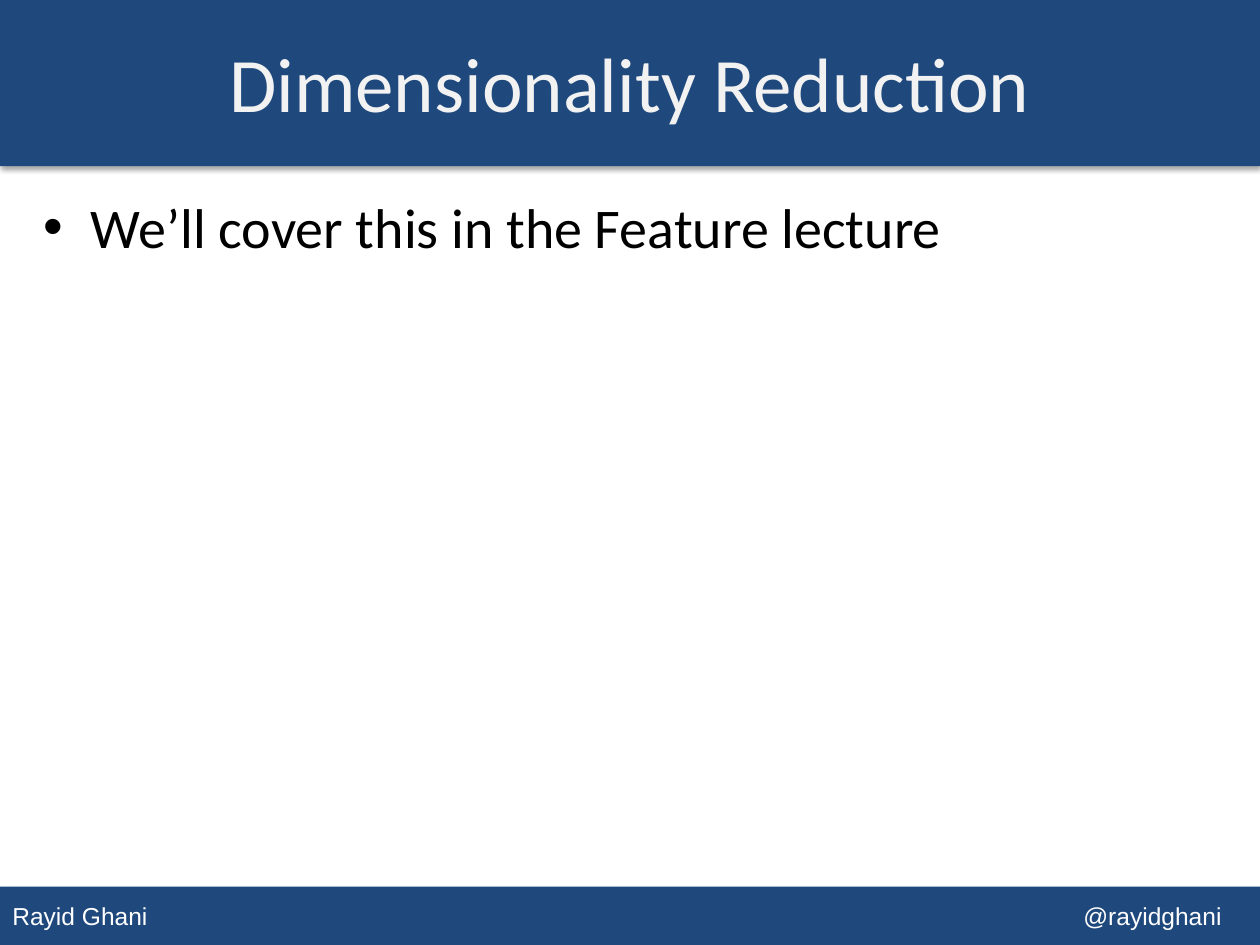
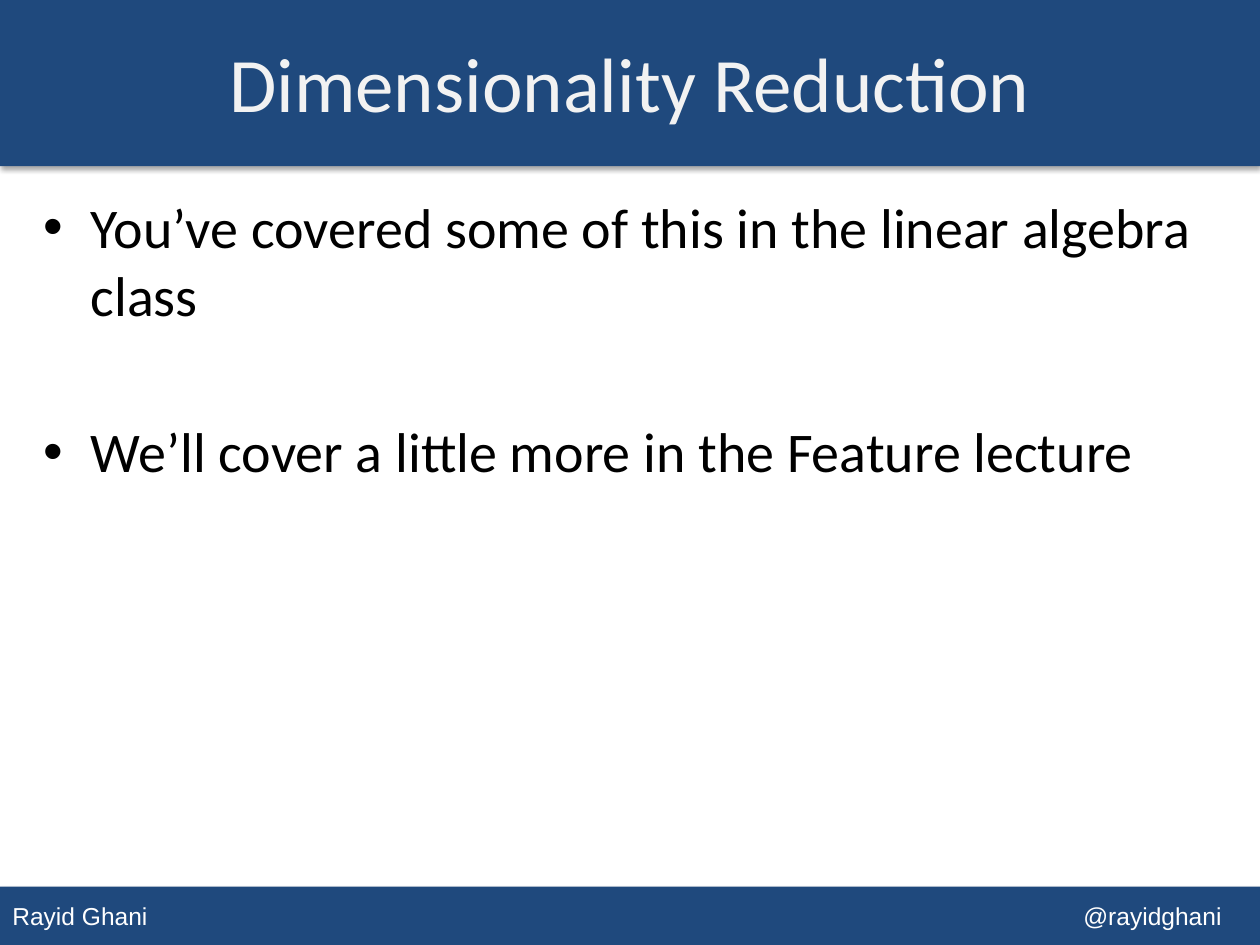
Before and after one commit to dssg/MLforPublicPolicy, a slide deck: slide 56 of Lectures/Lecture 09 - Unsupervised Learning.pptx (slide 50 before the commit). Drawn at 1260x945 pixels with LibreOffice and Linux fonts; fonts in the diff are those of the drawing. Boxes give left, top, right and bottom in pixels: in the first picture for what was removed or moved away, otherwise in the second. Text is boxed around its words. In the diff, an @@ line names an element or a change of style, - is before the commit and + after.

```diff
--- a/Lectures/Lecture 09 - Unsupervised Learning.pptx
+++ b/Lectures/Lecture 09 - Unsupervised Learning.pptx
@@ text at <box>91,208,1190,473</box>: text changed @@
-• We’ll cover this in the Feature lecture
+• You’ve covered some of this in the linear algebra class
+• We’ll cover a little more in the Feature lecture
```
Also in this commit, not shown: 6 other slides changed, 8 slides added, 2 slides removed.
